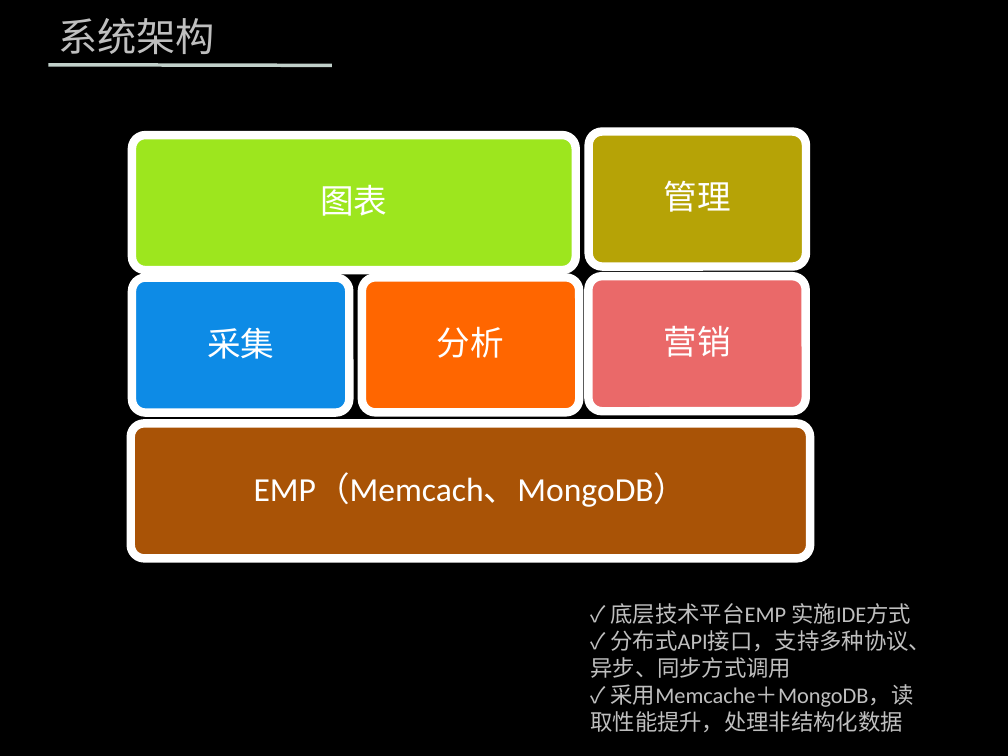
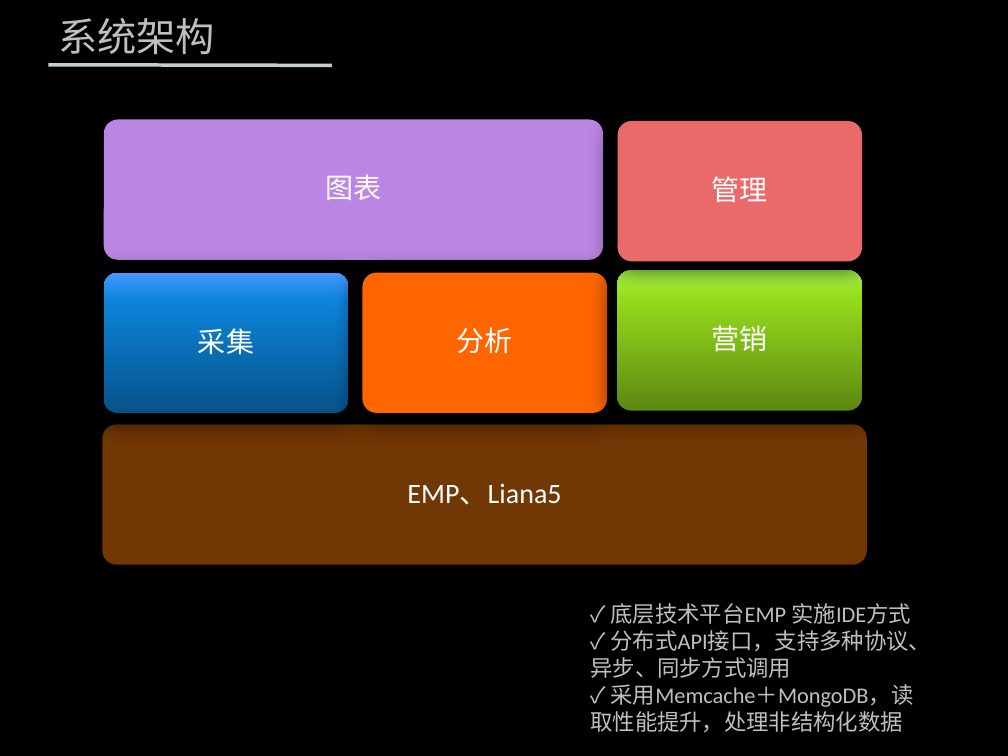
Before and after one commit to zhenghong/UBP, a slide deck: slide 6 of 营销.pptx. Drawn at 1008x756 pixels with LibreOffice and Linux fonts; fonts in the diff are those of the drawing; background and template pictures are left out. Boxes give left, top, right and bottom in pixels: in the first picture for what was removed or moved away, otherwise in the second. Text is boxed around its words. In the diff, an @@ line names an element or a change of style, - is before the commit and + after.

```diff
--- a/营销.pptx
+++ b/营销.pptx
@@ rounded rectangle: place and size @@
-rounded rectangle at <box>132,135,576,270</box>
+rounded rectangle at <box>104,120,603,260</box>
@@ rounded rectangle at <box>104,120,603,260</box>: fill #9DE61E to #BB86E3; outline #FFFFFF 6 pt to none; shadow on @@
@@ text "图表": place and size @@
-text "图表" at <box>320,184,387,216</box>
+text "图表" at <box>325,174,381,200</box>
@@ rounded rectangle: place and size @@
-rounded rectangle at <box>589,131,806,266</box>
+rounded rectangle at <box>618,121,863,261</box>
@@ rounded rectangle at <box>618,121,863,261</box>: fill #B5A306 to #EA6969; outline #FFFFFF 6 pt to none; shadow on @@
@@ size 24 to 20 pt; less space between paragraphs in 5 elements at <box>457,327,513,354</box>, <box>198,328,254,355</box>, <box>325,174,381,200</box>, <box>711,325,767,352</box>, <box>712,176,768,202</box> @@
@@ text "管理": place and size @@
-text "管理" at <box>664,180,731,212</box>
+text "管理" at <box>712,176,768,202</box>
@@ rounded rectangle: place and size @@
-rounded rectangle at <box>132,277,350,412</box>
+rounded rectangle at <box>104,273,349,413</box>
@@ rounded rectangle at <box>104,273,349,413</box>: fill #0D8BE6 to gradient #085288 to #0C85DC to #489AFF; outline #FFFFFF 6 pt to none; shadow on @@
@@ text "采集": place and size @@
-text "采集" at <box>207,327,274,359</box>
+text "采集" at <box>198,328,254,355</box>
@@ rounded rectangle: place and size @@
-rounded rectangle at <box>362,277,580,412</box>
+rounded rectangle at <box>363,272,608,412</box>
@@ rounded rectangle at <box>363,272,608,412</box>: outline #FFFFFF 6 pt to none; shadow on @@
@@ rounded rectangle: place and size @@
-rounded rectangle at <box>589,276,806,411</box>
+rounded rectangle at <box>617,270,862,410</box>
@@ rounded rectangle at <box>617,270,862,410</box>: fill #EA6969 to gradient #5D8812 to #96DC1D to #ACFF4A; outline #FFFFFF 6 pt to none; shadow on @@
@@ text "营销": place and size @@
-text "营销" at <box>663,326,730,357</box>
+text "营销" at <box>711,325,767,352</box>
@@ rounded rectangle: place and size @@
-rounded rectangle at <box>131,423,810,558</box>
+rounded rectangle at <box>103,424,867,564</box>
@@ rounded rectangle at <box>103,424,867,564</box>: fill #AA5306 to #713804; outline #FFFFFF 6 pt to none; shadow on @@
@@ text at <box>407,483,561,505</box>: text changed; size 24 to 20 pt @@
-EMP（Memcach、MongoDB）
+EMP、Liana5
```
Also in this commit, not shown: 3 other slides changed, 1 slide removed.
